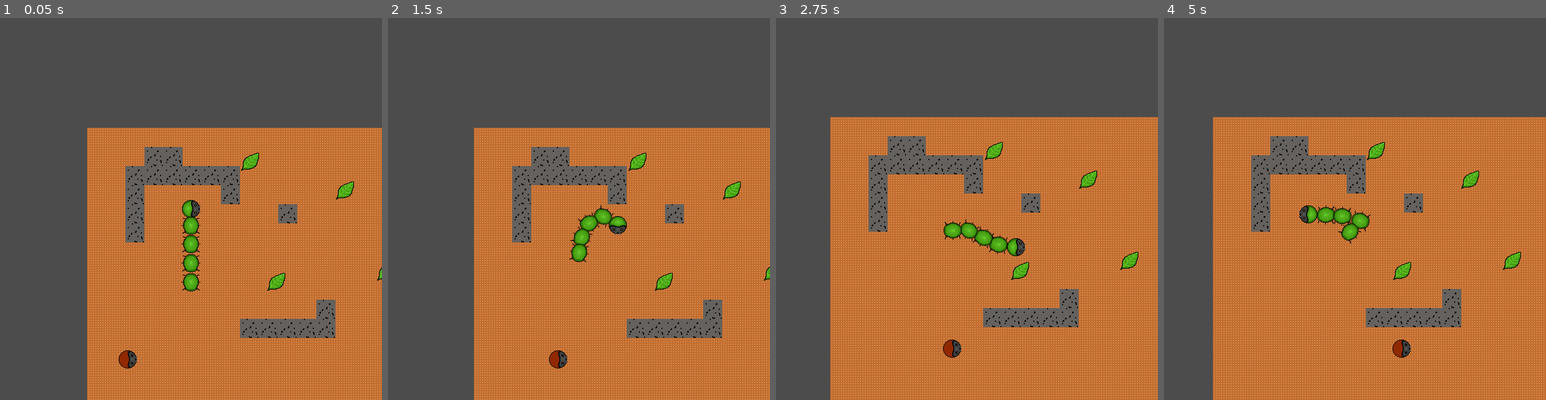
Above: before the commit, frames 1-4 (left to right).
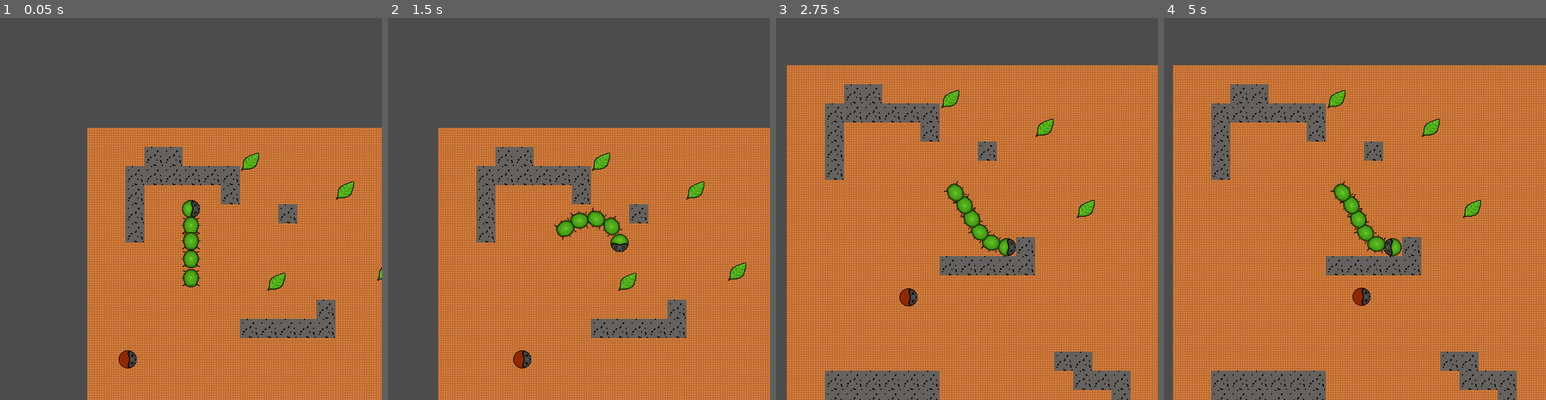
Above: after the commit, the same moments.

Repository: thatnick/grow-grow
Game: Godot game, scene res://scenes/Main.tscn
Same seed, same stepped clock (60 frames per second), same inputs: the game is played once before the commit and once after it.
Inputs:
- Up to frame 1 (0.05 s): no input
- Up to frame 2 (1.5 s): hold Right (ui_right) 0.53-1.28 s; hold Down (ui_down) from 1.28 s (still down)
- Up to frame 3 (2.75 s): release Down (ui_down) at 2.03 s; hold Right (ui_right) from 2.03 s (still down)
- Up to frame 4 (5 s): release Right (ui_right) at 2.78 s; hold Up (ui_up) 2.78-3.53 s; hold Left (ui_left) from 3.53 s (still down)

The runs differ from the first frame. In frame 1, 0.4% of the frame differs, in the area x 47-53%, y 56-72%; in frame 2, 15%; in frame 3, 52%; in frame 4, 55%, in the area x 2-100%, y 12-100%.

Commit message:
Make player speed increase with segments

Diff:
--- a/scenes/Head.tscn
+++ b/scenes/Head.tscn
@@ -8,6 +8,7 @@
 radius = 14.9513
 
 [node name="PhysicHead" type="KinematicBody2D"]
+collision_mask = 17
 script = ExtResource( 1 )
 
 [node name="CollisionShape2D" type="CollisionShape2D" parent="."]
--- a/scripts/Head.gd
+++ b/scripts/Head.gd
@@ -2,9 +2,10 @@
 
 var velocity = Vector2(0, 0)
 var direction = Vector2().angle()
-const SPEED = 100
+var speed = 100
 
 func get_input():
+	speed = get_parent().speed
 	velocity = Vector2()
 	if Input.is_action_pressed("ui_right"):
 		velocity.x += 1
@@ -18,7 +19,7 @@
 	if Input.is_action_pressed("ui_up"):
 		velocity.y -= 1
 		direction = velocity.angle()
-	velocity = velocity.normalized() * SPEED
+	velocity = velocity.normalized() * speed
 
 func _physics_process(delta):
 	get_input()
--- a/scripts/Tail.gd
+++ b/scripts/Tail.gd
@@ -1,11 +1,11 @@
 extends KinematicBody2D
 
-const SPEED = 100
-const GAP = 5
+const GAP = 1
 
 var parent_pos = Vector2()
 var pos = Vector2()
 var direction = Vector2()
+var speed = 100
 var velocity = Vector2(0,0)
 
 
@@ -22,5 +22,5 @@
 	if pos.distance_to(parent_pos) > GAP:
 		velocity = direction
 		set_rotation(direction.angle())
-
-	velocity = move_and_slide(velocity * SPEED)
+	speed = get_parent().speed
+	velocity = move_and_slide(velocity * speed)
--- a/scripts/player.gd
+++ b/scripts/player.gd
@@ -2,12 +2,19 @@
 
 var tail = preload("res://scenes/Tail.tscn")
 
-#ideally we would want to work out the offset to be the radius of the collision shape of the new_tail plus the 0
-#const offset = 32
+const SPEED_FACTOR = 50
+var speed  = 0
+
+
+
+func _ready():
+	_update_speed()
+
 
 
 func _physics_process(delta):
-	pass
+	_update_speed()
+
 
 func _on_Collectable_collected(value):
 	print("collected thing with value: " + str(value))
@@ -19,3 +26,6 @@
 	var offset = Vector2(cos(last_tail.rotation + PI), sin(last_tail.rotation + PI)) * 32
 	new_tail.position = last_tail.position + offset
 	add_child(new_tail)
+
+func _update_speed():
+	speed = self.get_child_count() * SPEED_FACTOR
